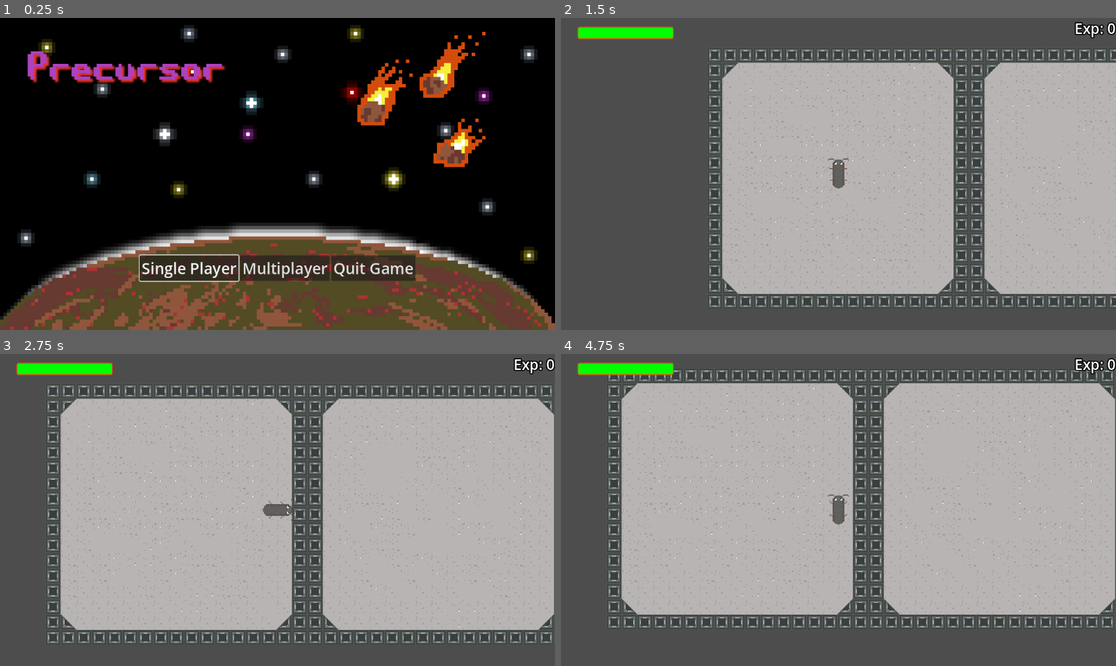
Above: before the commit, frames 1-4 (two rows, left to right).
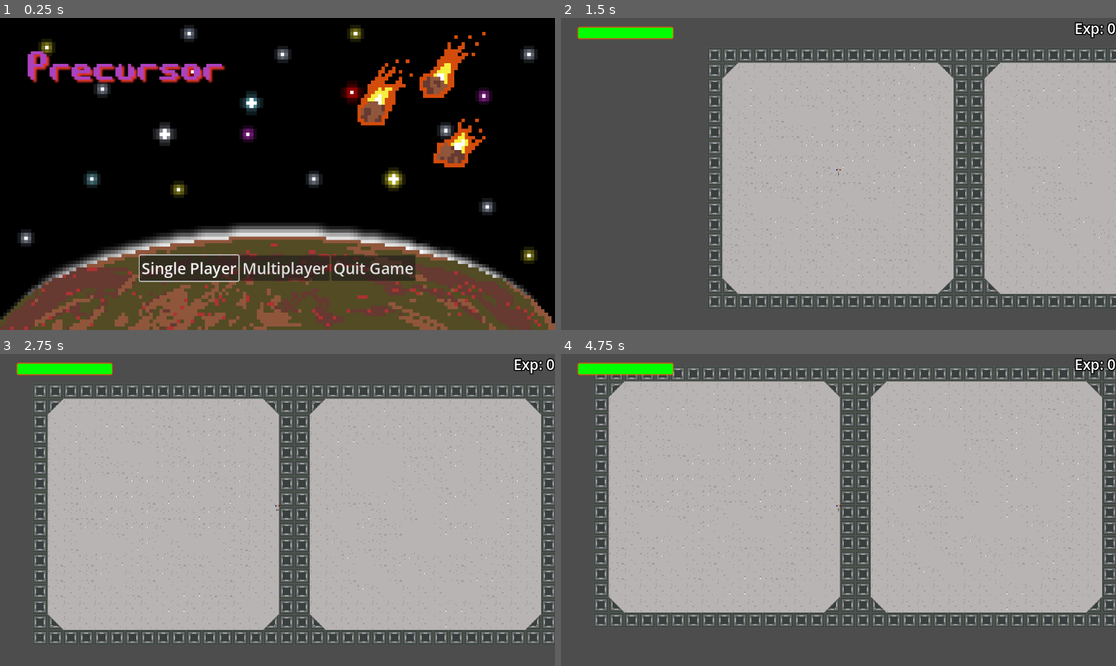
Above: after the commit, the same moments.

Repository: TheAdamSmith/precursor
Game: Godot game, scene res://ui/main_menu.tscn
Two runs of this game, one before a commit and one after it. Both use one fixed random seed, a clock stepped at 60 frames per second and the inputs below.
Inputs:
- Up to frame 1 (0.25 s): no input
- Up to frame 2 (1.5 s): click "Single Player" at 0.5 s; click "Start Game" at 1.25 s
- Up to frame 3 (2.75 s): tap Enter at 2 s; hold D (move_right) from 2.03 s (still down)
- Up to frame 4 (4.75 s): release D (move_right) at 2.78 s; hold S (move_down) 2.78-3.53 s; hold D (move_right) 3.53-4.28 s; tap Space at 4.25 s; hold W (move_up) from 4.28 s (still down)

The runs differ from the first frame. In frame 1, 0.4% of the frame differs, in the area x 4-96%, y 4-100%; in frame 2, 0.2%; in frame 3, 14%; in frame 4, 17%, in the area x 6-100%, y 4-88%.

Commit message:
added button sprites

Diff:
--- a/characters/components/upgrade_component.gd
+++ b/characters/components/upgrade_component.gd
@@ -10,3 +10,4 @@
 
 
 func _on_level_update(level):
+	pass
--- a/characters/components/upgrade_component.tscn
+++ b/characters/components/upgrade_component.tscn
@@ -1,6 +1,26 @@
-[gd_scene load_steps=2 format=3 uid="uid://b1vwu2a4upfbu"]
+[gd_scene load_steps=6 format=3 uid="uid://b1vwu2a4upfbu"]
 
 [ext_resource type="Script" path="res://characters/components/upgrade_component.gd" id="1_weoy7"]
+[ext_resource type="Texture2D" uid="uid://dq0l2hh0w08g8" path="res://assets/b-button.png" id="2_o47r6"]
+[ext_resource type="Texture2D" uid="uid://c1k30yu3go3ge" path="res://assets/a-button.png" id="3_8lygb"]
+[ext_resource type="Texture2D" uid="uid://bmlpq32x6x12v" path="res://assets/x-button.png" id="4_hn1hs"]
+[ext_resource type="Texture2D" uid="uid://cabcawj2kmfgi" path="res://assets/y-button.png" id="5_nu80y"]
 
 [node name="UpgradeComponent" type="Node2D"]
 script = ExtResource("1_weoy7")
+
+[node name="B-button" type="Sprite2D" parent="."]
+position = Vector2(16, 0)
+texture = ExtResource("2_o47r6")
+
+[node name="A-button" type="Sprite2D" parent="."]
+position = Vector2(0, 16)
+texture = ExtResource("3_8lygb")
+
+[node name="X-button" type="Sprite2D" parent="."]
+position = Vector2(-16, 0)
+texture = ExtResource("4_hn1hs")
+
+[node name="Y-button" type="Sprite2D" parent="."]
+position = Vector2(0, -16)
+texture = ExtResource("5_nu80y")
--- a/characters/player.tscn
+++ b/characters/player.tscn
@@ -1,10 +1,12 @@
-[gd_scene load_steps=8 format=3 uid="uid://dk0xdy43c6bcn"]
+[gd_scene load_steps=10 format=3 uid="uid://dk0xdy43c6bcn"]
 
 [ext_resource type="Script" path="res://characters/player.gd" id="1_tsvdu"]
 [ext_resource type="Texture2D" uid="uid://dqv76k0p8kj1y" path="res://models/player_large/player_large1.png" id="2_x1pa2"]
 [ext_resource type="Texture2D" uid="uid://u4xrarlihsrw" path="res://models/player_large/player_large2.png" id="3_i4vog"]
 [ext_resource type="Texture2D" uid="uid://ch7nvmjx3pw17" path="res://models/player_large/player_large3.png" id="4_m53a1"]
 [ext_resource type="Texture2D" uid="uid://u6e5hky2uywh" path="res://models/player_large/player_large4.png" id="5_ecfwk"]
+[ext_resource type="PackedScene" uid="uid://b1vwu2a4upfbu" path="res://characters/components/upgrade_component.tscn" id="6_hbulx"]
+[ext_resource type="Script" path="res://characters/components/experience_component.gd" id="7_rjbp8"]
 
 [sub_resource type="SpriteFrames" id="SpriteFrames_tdeaw"]
 animations = [{
@@ -34,7 +36,16 @@
 script = ExtResource("1_tsvdu")
 
 [node name="AnimatedSprite2D" type="AnimatedSprite2D" parent="."]
+scale = Vector2(0.1, 0.1)
 sprite_frames = SubResource("SpriteFrames_tdeaw")
 
 [node name="CollisionShape2D" type="CollisionShape2D" parent="."]
+scale = Vector2(0.1, 0.1)
 shape = SubResource("CapsuleShape2D_7ymmp")
+
+[node name="UpgradeComponent" parent="." node_paths=PackedStringArray("experience_component") instance=ExtResource("6_hbulx")]
+position = Vector2(0, -42)
+experience_component = NodePath("../ExperienceComponent")
+
+[node name="ExperienceComponent" type="Node" parent="."]
+script = ExtResource("7_rjbp8")
--- a/project.godot
+++ b/project.godot
@@ -64,3 +64,7 @@
 , Object(InputEventJoypadMotion,"resource_local_to_scene":false,"resource_name":"","device":-1,"axis":0,"axis_value":1.0,"script":null)
 ]
 }
+
+[rendering]
+
+textures/canvas_textures/default_texture_filter=0
Binary file added: assets/a-button.aseprite
Binary file added: assets/a-button.png
Not shown, added: assets/a-button.png.import
Binary file added: assets/b-button.aseprite
Binary file added: assets/b-button.png
Not shown, added: assets/b-button.png.import
Binary file added: assets/x-button.aseprite
Binary file added: assets/x-button.png
Not shown, added: assets/x-button.png.import
Binary file added: assets/y-button.aseprite
Binary file added: assets/y-button.png
Not shown, added: assets/y-button.png.import
(and 1 more such lines)
